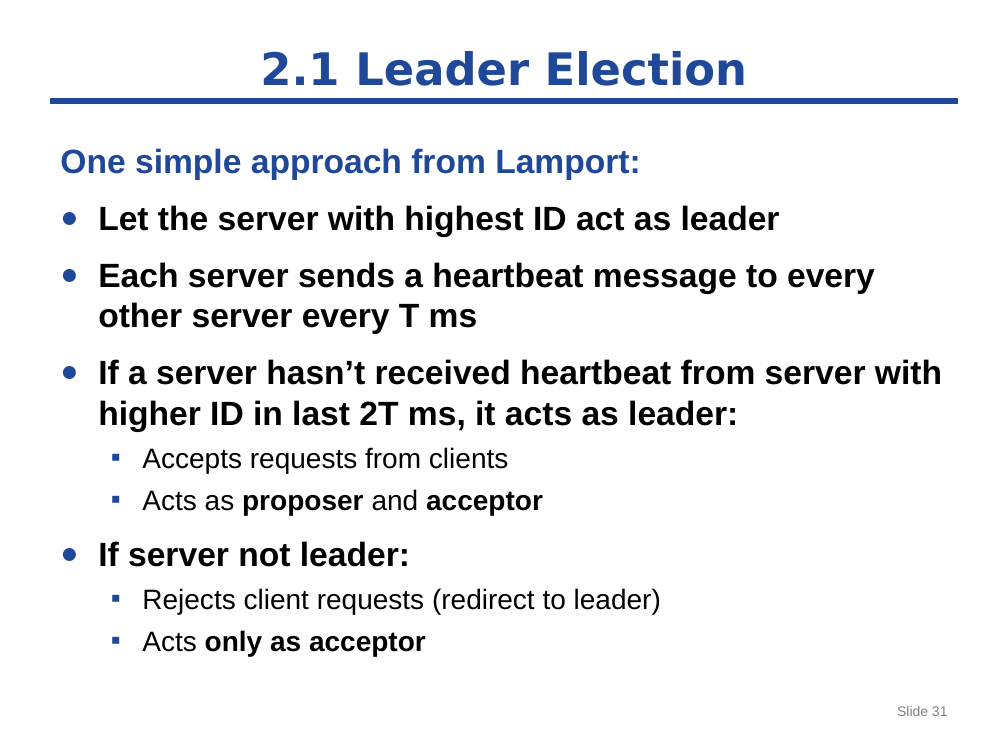
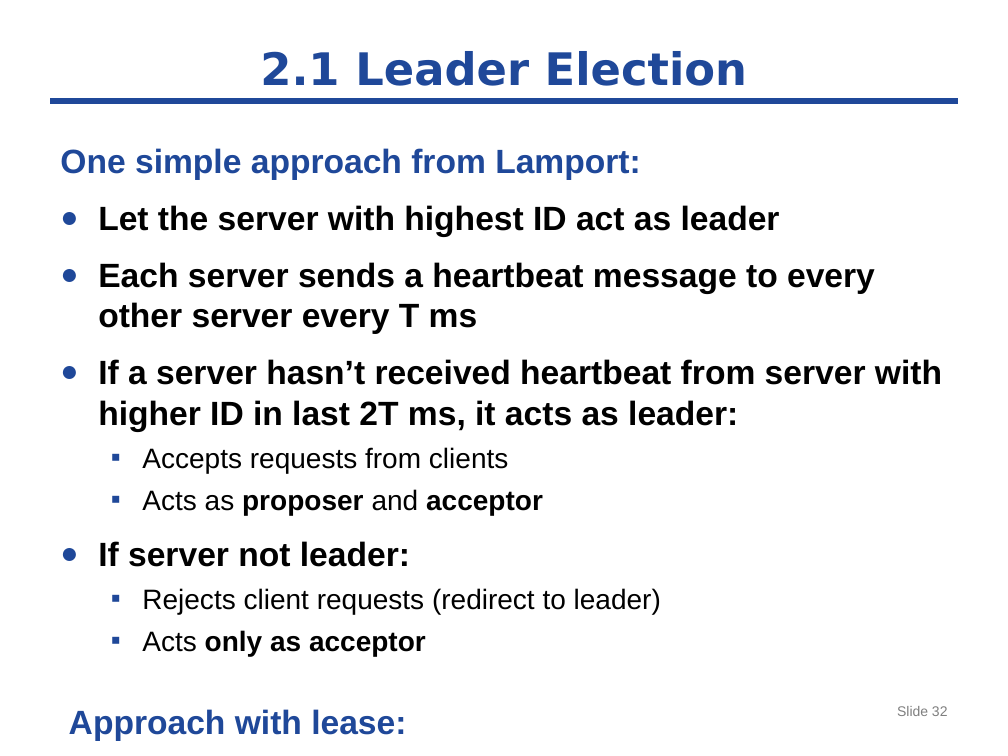
Before and after one commit to byshen/cse291_dependable_system, a slide deck: slide 32 of paxos/paxos-291.pptx (slide 31 before the commit). Drawn at 1008x756 pixels with LibreOffice and Linux fonts; fonts in the diff are those of the drawing. Boxes give left, top, right and bottom in pixels: in the first picture for what was removed or moved away, otherwise in the second. Text is boxed around its words. In the diff, an @@ line names an element or a change of style, - is before the commit and + after.

```diff
--- a/paxos/paxos-291.pptx
+++ b/paxos/paxos-291.pptx
@@ text added at (69, 709, 406, 741), 24 pt, text #1F4899, bold @@
+Approach with lease:
@@ page number at (897, 706, 948, 716): text changed @@
-Slide 31
+Slide 32
```
Also in this commit, not shown: 7 other slides changed, 5 slides added.
